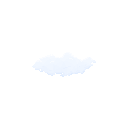
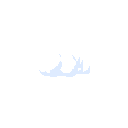
Layers edited between the first and the second w=128, h=128 image:
hid "Background copy", moved it above "Layer 12", painted on it over [32, 52, 96, 77]
renamed "Background copy 2" to "Layer 12", opacity 75% → 100%, blend lighten → normal, painted on it over [32, 52, 96, 77]
